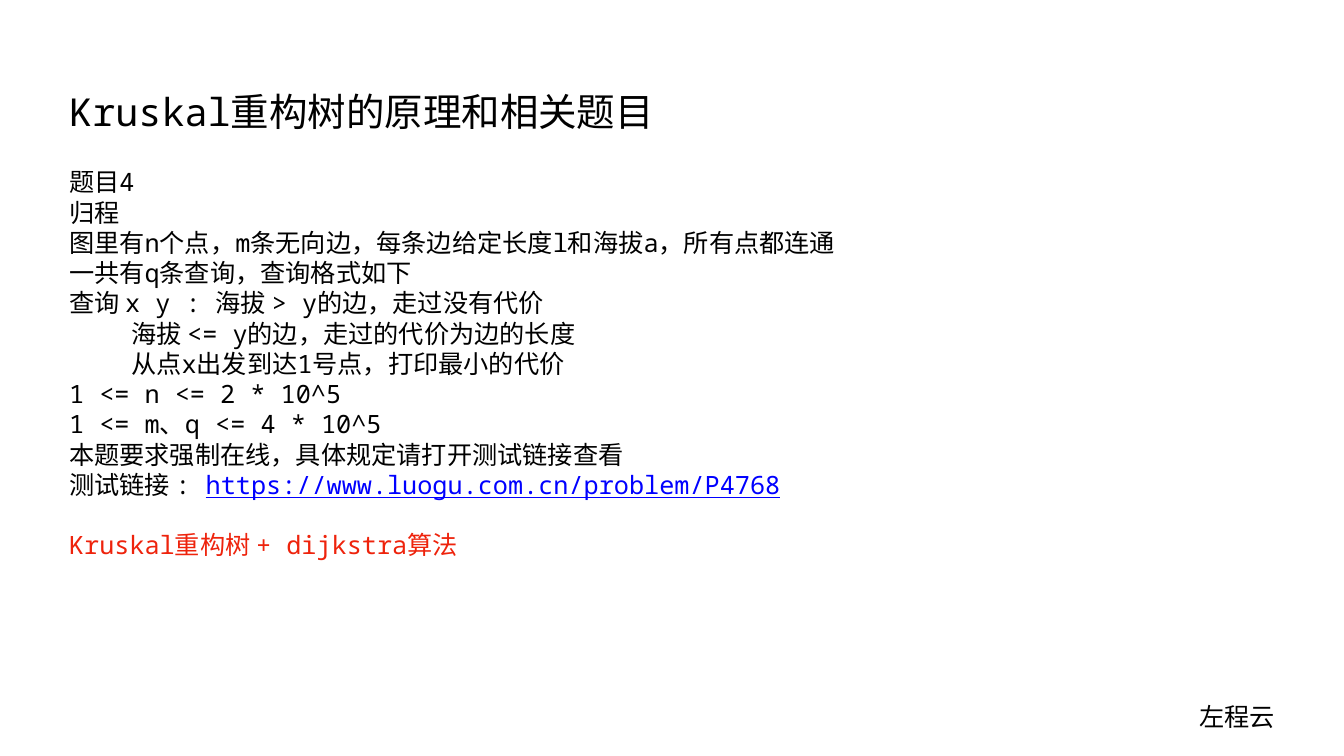
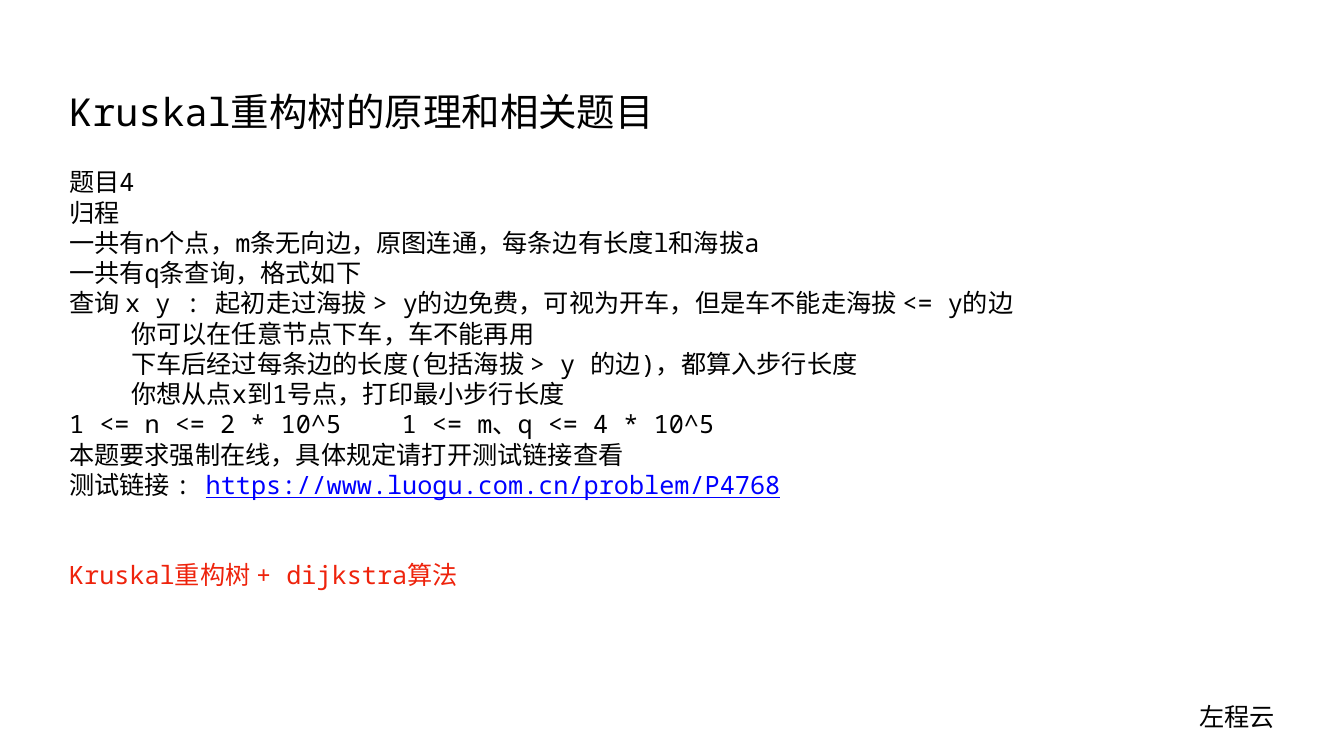
Before and after one commit to algorithmzuo/algorithm-journey, a slide deck: slide 7 of ppt/算法讲解164【挺难】Kruskal重构树的原理和相关题目.pptx. Drawn at 1344x756 pixels with LibreOffice and Linux fonts; fonts in the diff are those of the drawing. Boxes give left, top, right and bottom in pixels: in the first picture for what was removed or moved away, otherwise in the second. Text is boxed around its words. In the diff, an @@ line names an element or a change of style, - is before the commit and + after.

Commit message:
modify code

```diff
--- a/ppt/算法讲解164【挺难】Kruskal重构树的原理和相关题目.pptx
+++ b/ppt/算法讲解164【挺难】Kruskal重构树的原理和相关题目.pptx
@@ text at [69, 230, 1014, 439]: text changed @@
-图里有n个点，m条无向边，每条边给定长度l和海拔a，所有点都连通
-一共有q条查询，查询格式如下
-查询 x y : 海拔 > y的边，走过没有代价
-海拔 <= y的边，走过的代价为边的长度
-从点x出发到达1号点，打印最小的代价
-1 <= n <= 2 * 10^5
-1 <= m、q <= 4 * 10^5
+一共有n个点，m条无向边，原图连通，每条边有长度l和海拔a
+一共有q条查询，格式如下
+查询 x y : 起初走过海拔 > y的边免费，可视为开车，但是车不能走海拔 <= y的边
+你可以在任意节点下车，车不能再用
+下车后经过每条边的长度(包括海拔 > y 的边)，都算入步行长度
+你想从点x到1号点，打印最小步行长度
+1 <= n <= 2 * 10^5 1 <= m、q <= 4 * 10^5
```
Also in this commit, not shown: 1 other slide changed.
